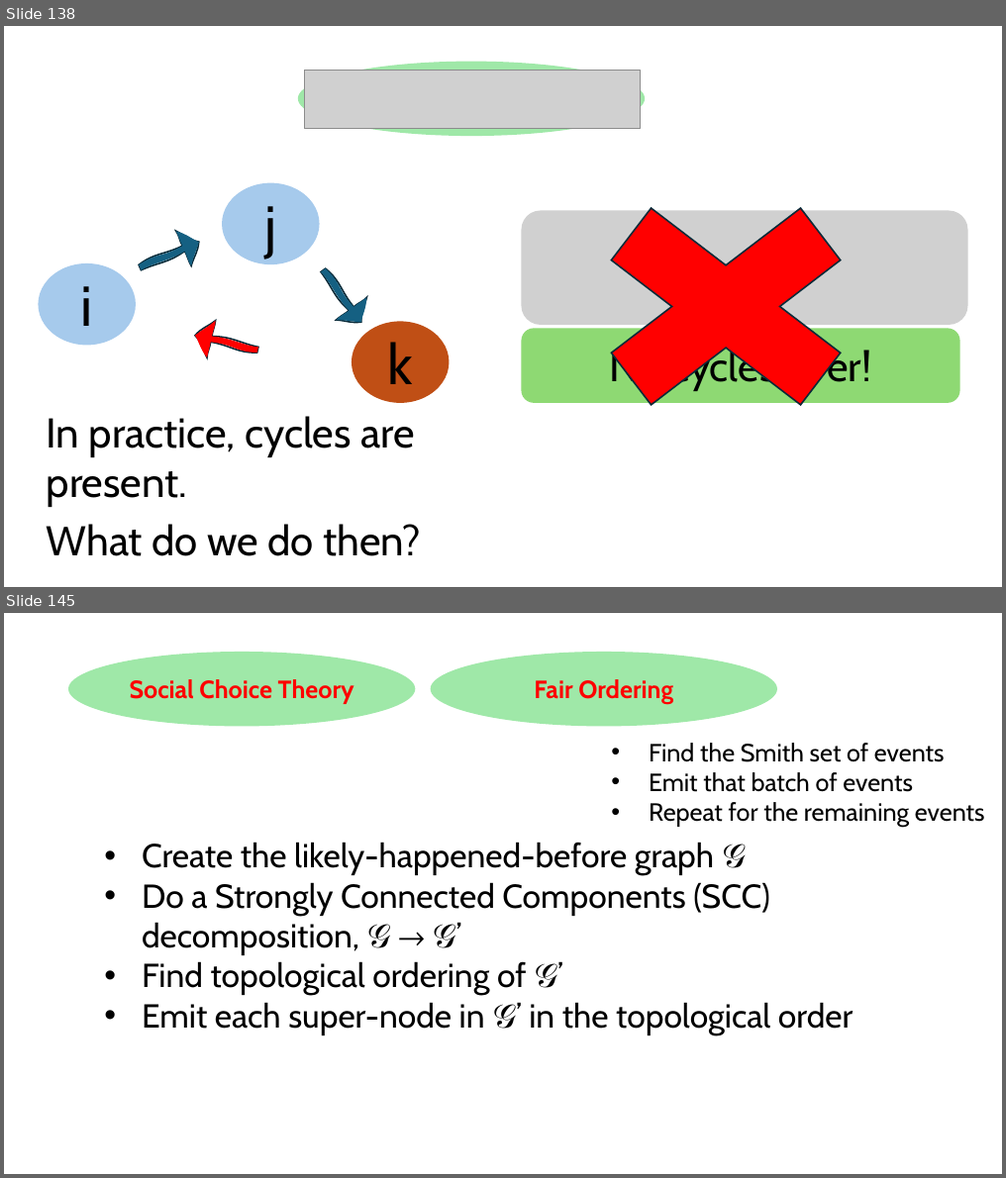
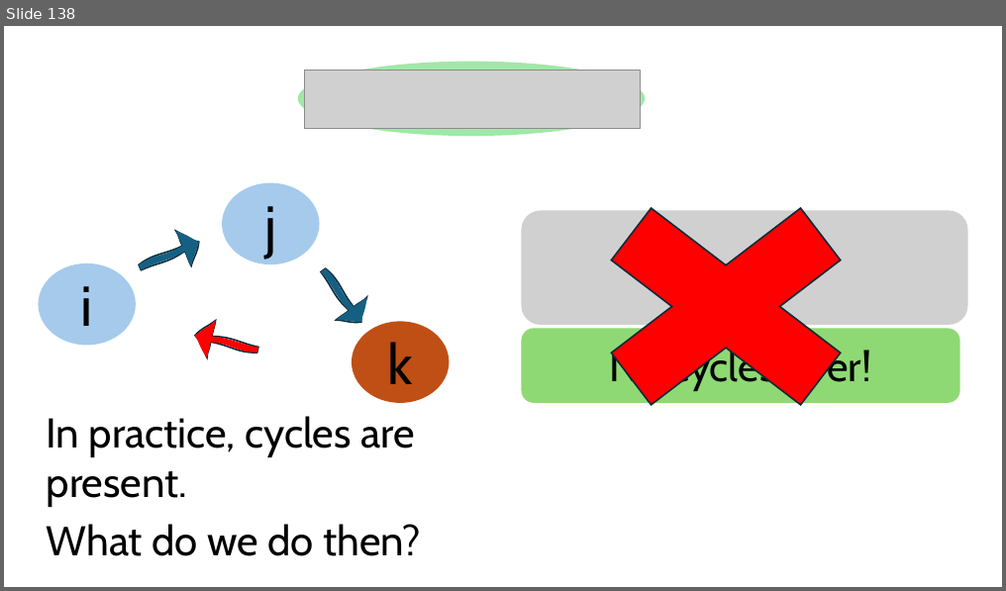
Before and after one commit to HaseebLUMS/Onyx-Presentation, a slide deck: thesis-latency-fairness.pptx. Shown one above the other, each under a label of ours: slides 138 and 145 before the commit, slide 138 after it; the slides between them are not shown. The pictures are 1006x1178 and 1006x591 pixels, drawn with LibreOffice and Linux fonts; fonts in the diff are those of the drawing; grey boxes stand for pictures. Boxes give left, top, right and bottom in pixels: in the first picture for what was removed or moved away, otherwise in the second. Text is boxed around its words. In the diff, an @@ line names an element or a change of style, - is before the commit and + after.

```diff
--- a/thesis-latency-fairness.pptx
+++ b/thesis-latency-fairness.pptx
@@ slide 145 removed at <box>4,613,1002,1174</box>, background #FFFFFF @@
@@ ellipse removed at <box>68,652,415,727</box> @@
-Social Choice Theory
@@ ellipse removed at <box>431,652,777,727</box> @@
-Fair Ordering
@@ text removed at <box>648,743,985,827</box> @@
-• Find the Smith set of events
-• Emit that batch of events
-• Repeat for the remaining events
@@ text removed at <box>142,842,852,1036</box> @@
-• Create the likely-happened-before graph 𝒢
-• Do a Strongly Connected Components (SCC) decomposition, 𝒢 → 𝒢’
-• Find topological ordering of 𝒢’
-• Emit each super-node in 𝒢’ in the topological order
```
Also in this commit, not shown: 6 slides changed, 7 slides added, 1 other slide removed.
